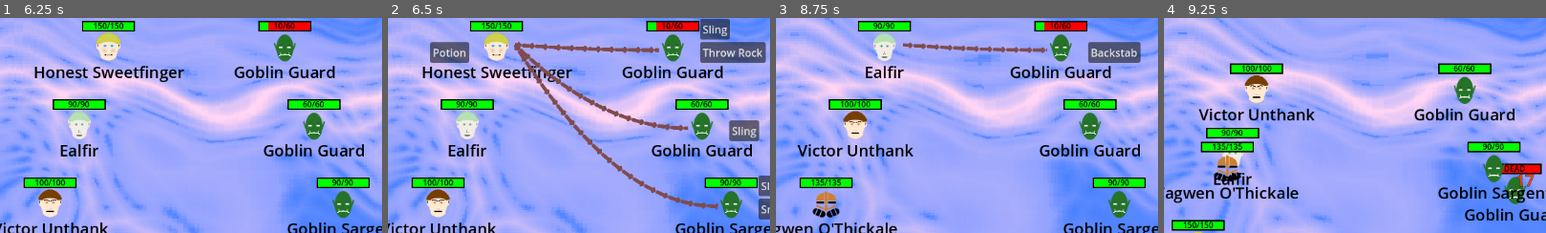
Above: before the commit, frames 1-4 (left to right).
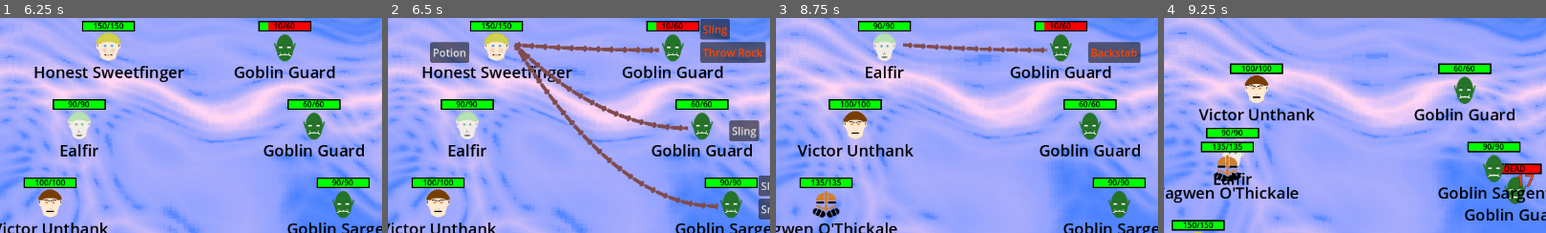
Above: after the commit, the same moments.

Repository: Habidakus/wild-jam-78-erase
Game: Godot game, scene res://Scenes/main.tscn
Two runs of this game, one before a commit and one after it. Both use one fixed random seed, a clock stepped at 60 frames per second and the inputs below. The engine's default icon, where the game draws it, is replaced by a stand-in: a white triangle on a blue panel in a dark square.
Inputs (mouse positions are % of the whole screen's width and height, from its top left):
- Up to frame 1 (6.25 s): tap Enter at 0.5, 2, 3.5 s; move the mouse to (72, 45) at 0.52 s; click (72, 45) at 0.67 s; click "Play" at 1.25 s; drag from (30, 55) to (45, 70) at 2.02 s; move the mouse to (60, 28) at 2.77 s; click (60, 28) at 2.92 s; drag from (45, 70) to (20, 35) at 3.52 s; click "Zweihander" at 4.25 s; move the mouse to (80, 65) at 5.02 s; click (80, 65) at 5.17 s; tap Space at 5.75 s; drag from (20, 35) to (35, 25) at 5.77 s
- Up to frame 2 (6.5 s): no input
- Up to frame 3 (8.75 s): click "Potion" at 6.5 s; move the mouse to (55, 50) at 7.27 s; click (55, 50) at 7.42 s; tap Enter at 8 s; drag from (35, 25) to (30, 55) at 8.02 s
- Up to frame 4 (9.25 s): click "Backstab" at 8.75 s
The pictures show only the part of the screen within x 38-88%, y 5-55%; the shares and areas given below are measured in that part.

Frame 1 is identical in both runs. In frame 2, 0.5% of the frame differs, in the area x 82-98%, y 3-19%; in frame 3, 0.3%; in frame 4, nothing differs.

Commit message:
Any attack that will kill an foe will now use red lettering on the attack button

Diff:
--- a/Scripts/unit_graphics.gd
+++ b/Scripts/unit_graphics.gd
@@ -131,6 +131,10 @@
 	new_button.mouse_exited.connect(hover_callback.bind(false))
 	new_button.pressed.connect(click_callback)
 	if is_attack:
+		if !attack.acts_on_allies:
+			if _target_stats.calculate_damage_from_attack(attack) > (_target_stats.current_health + _target_stats.magic_shield):
+				new_button.add_theme_color_override("font_color", Color.ORANGE_RED)
+				new_button.add_theme_color_override("font_hover_color", Color.RED)
 		new_button.size_flags_horizontal = Control.SIZE_SHRINK_BEGIN
 		find_child("AttackBox").add_child(new_button)
 	else:
